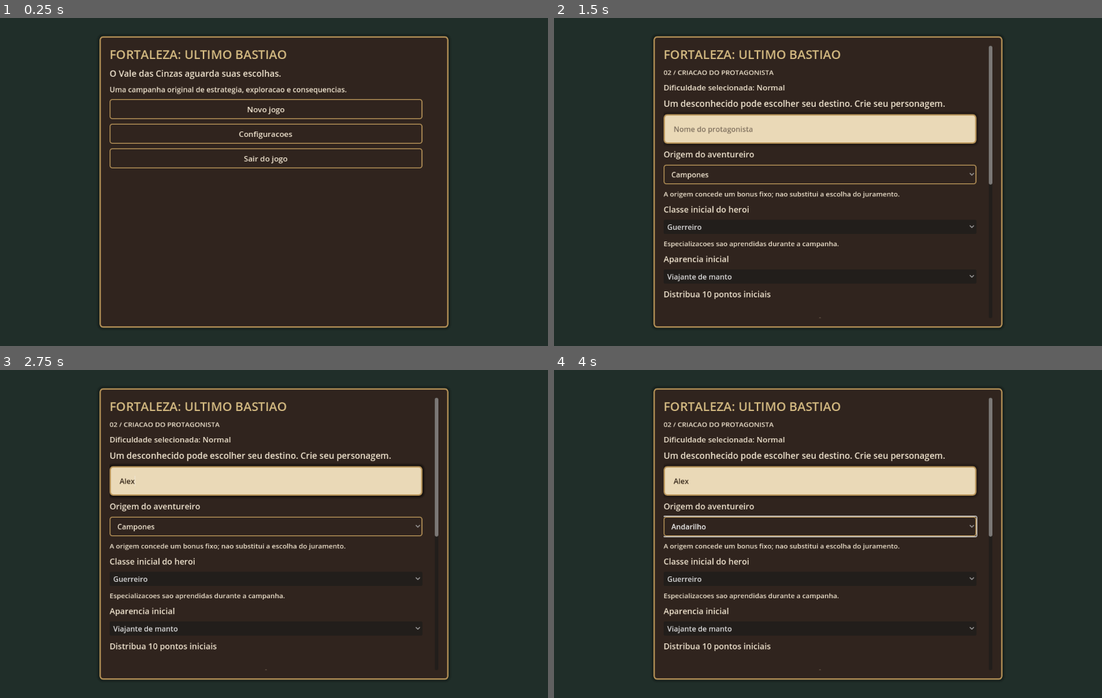
Above: before the commit, frames 1-4 (two rows, left to right).
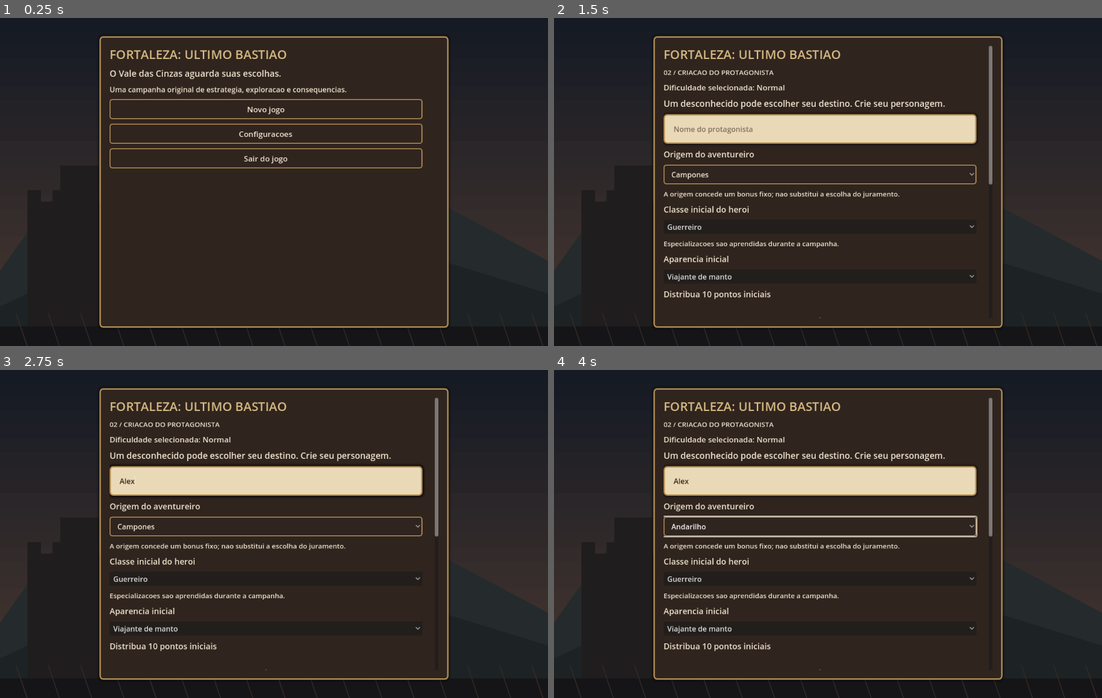
Above: after the commit, the same moments.

Repository: alexandre10227-afk/fortaleza-ultimo-bastiao
Game: Godot game, scene res://scenes/start.tscn
Two runs of this game, one before a commit and one after it. Both use one fixed random seed, a clock stepped at 60 frames per second and the inputs below.
Inputs (mouse positions are in pixels of both pictures, inside the frame that each line leads up to):
- Up to frame 1 (0.25 s): no input
- Up to frame 2 (1.5 s): click "Novo jogo" at 0.5 s; click "Normal | Equilibrio entre per…" at 1.25 s
- Up to frame 3 (2.75 s): click (268, 481) at 2.02 s; type "Alex" at 2.1 s
- Up to frame 4 (4 s): click "Campones" at 2.75 s; click "Guerreiro" at 3.5 s

The runs differ from the first frame. In frame 1, 5.4% of the frame differs, in the area x 0-100%, y 66-100%; in frame 2, 5.4%; in frame 3, 5.4%; in frame 4, 5.4%.

Commit message:
style(ui): illustrated fortress backdrop across title, difficulty and creation screens

Diff:
--- a/novo_projeto/scripts/start.gd
+++ b/novo_projeto/scripts/start.gd
@@ -22,8 +22,7 @@
 func _ready() -> void:
     if DisplayServer.get_name() != "headless":
         OPTIONS.apply(OPTIONS.read())
-    var backdrop := ColorRect.new()
-    backdrop.color = Color("#202e29")
+    var backdrop := preload("res://scripts/menu_backdrop.gd").new()
     backdrop.set_anchors_and_offsets_preset(Control.PRESET_FULL_RECT)
     add_child(backdrop)
     var center := CenterContainer.new()
